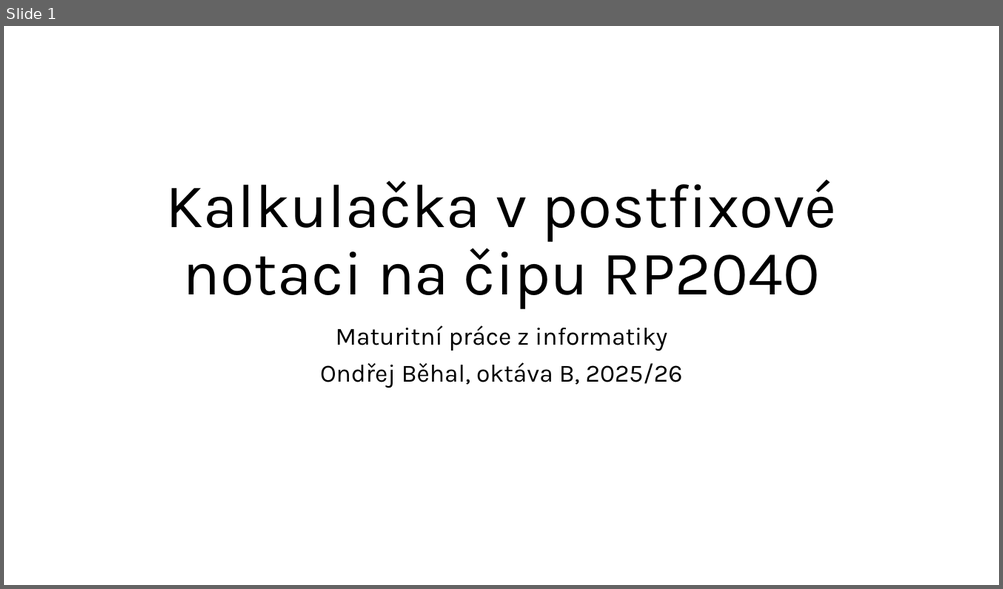
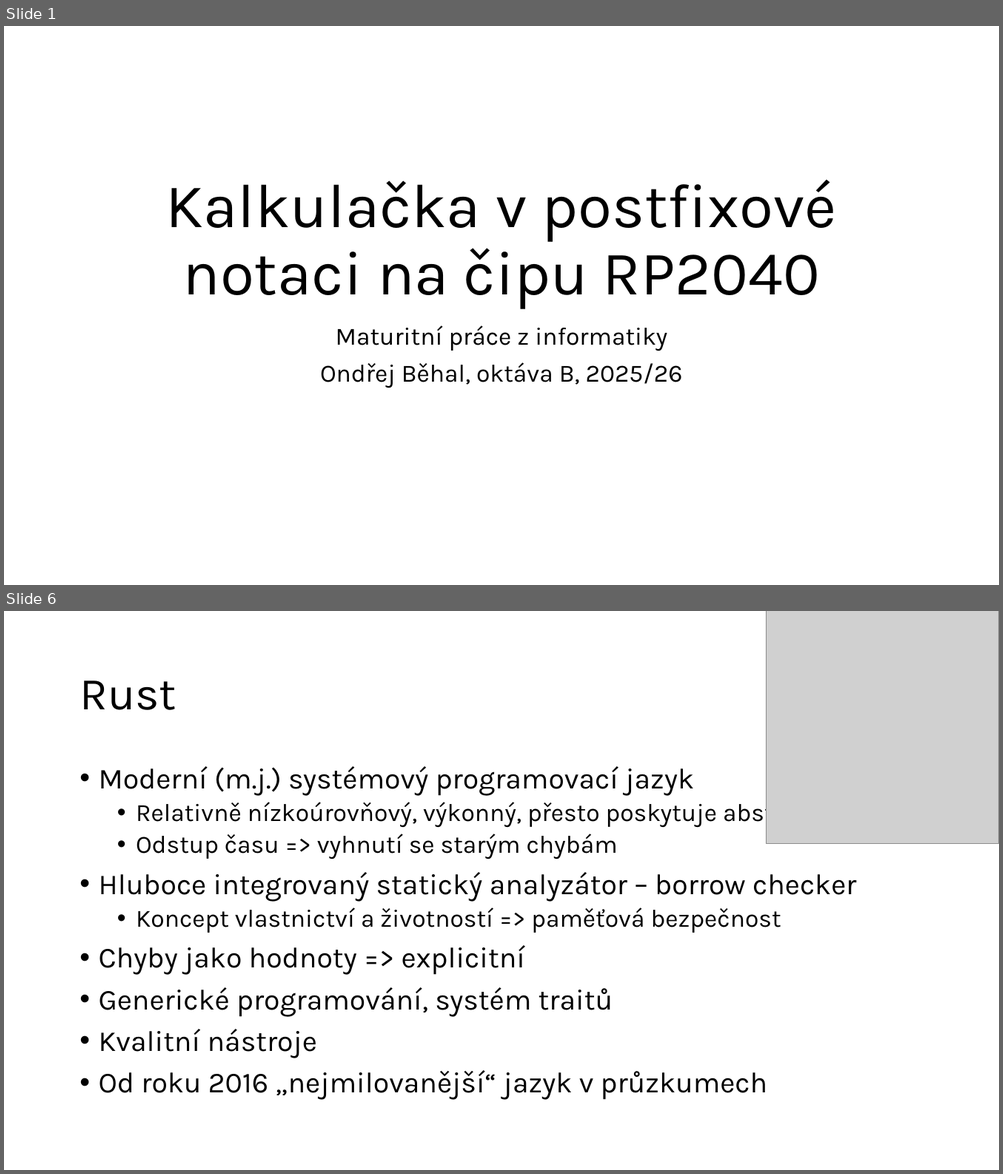
Before and after one commit to creeper6530/maturitni-projekt-docs, a slide deck: Prezentace.pptx. Shown one above the other, each under a label of ours: slide 1 before the commit, slides 1 and 6 after it; the slides between them are not shown. The pictures are 1003x589 and 1003x1174 pixels, drawn with LibreOffice and Linux fonts; fonts in the diff are those of the drawing; grey boxes stand for pictures. Boxes give left, top, right and bottom in pixels: in the first picture for what was removed or moved away, otherwise in the second. Text is boxed around its words. In the diff, an @@ line names an element or a change of style, - is before the commit and + after.

```diff
--- a/Prezentace.pptx
+++ b/Prezentace.pptx
@@ slide 6 added at [4, 611, 999, 1170], background #FFFFFF @@
@@ picture added at [765, 611, 999, 843] @@
@@ title added at [79, 681, 176, 710], 44 pt, text #000000 @@
+Rust
@@ text added at [99, 766, 856, 1100], 28 pt, text #000000 @@
+• Moderní (m.j.) systémový programovací jazyk
+  • Relativně nízkoúrovňový, výkonný, přesto poskytuje abstrakci
+  • Odstup času => vyhnutí se starým chybám
+• Hluboce integrovaný statický analyzátor – borrow checker
+  • Koncept vlastnictví a životností => paměťová bezpečnost
+• Chyby jako hodnoty => explicitní
+• Generické programování, systém traitů
+• Kvalitní nástroje
+• Od roku 2016 „nejmilovanější“ jazyk v průzkumech
```
Also in this commit, not shown: 1 slide changed, 4 other slides added, 1 slide removed, 5 other files.
